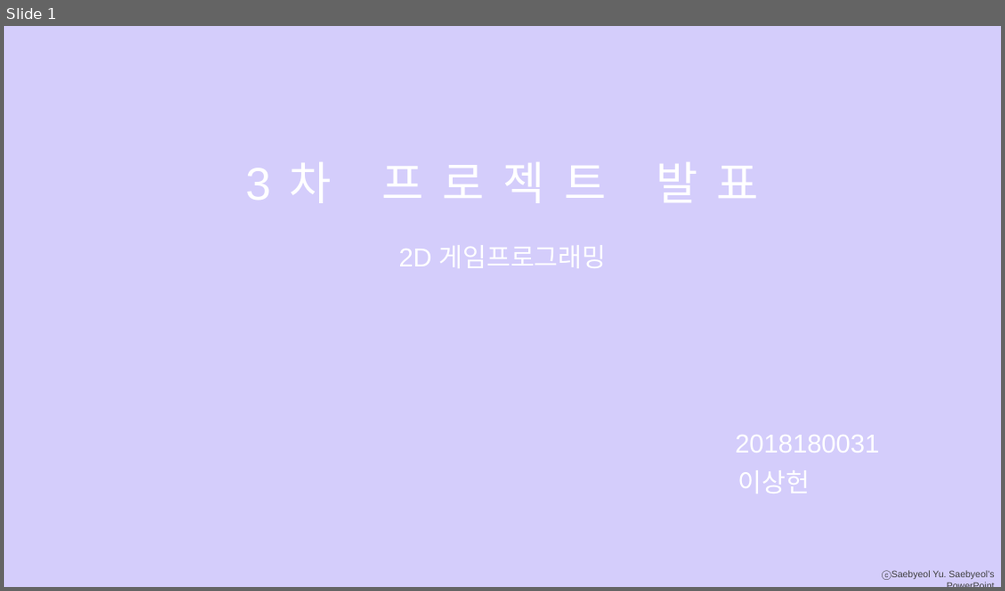
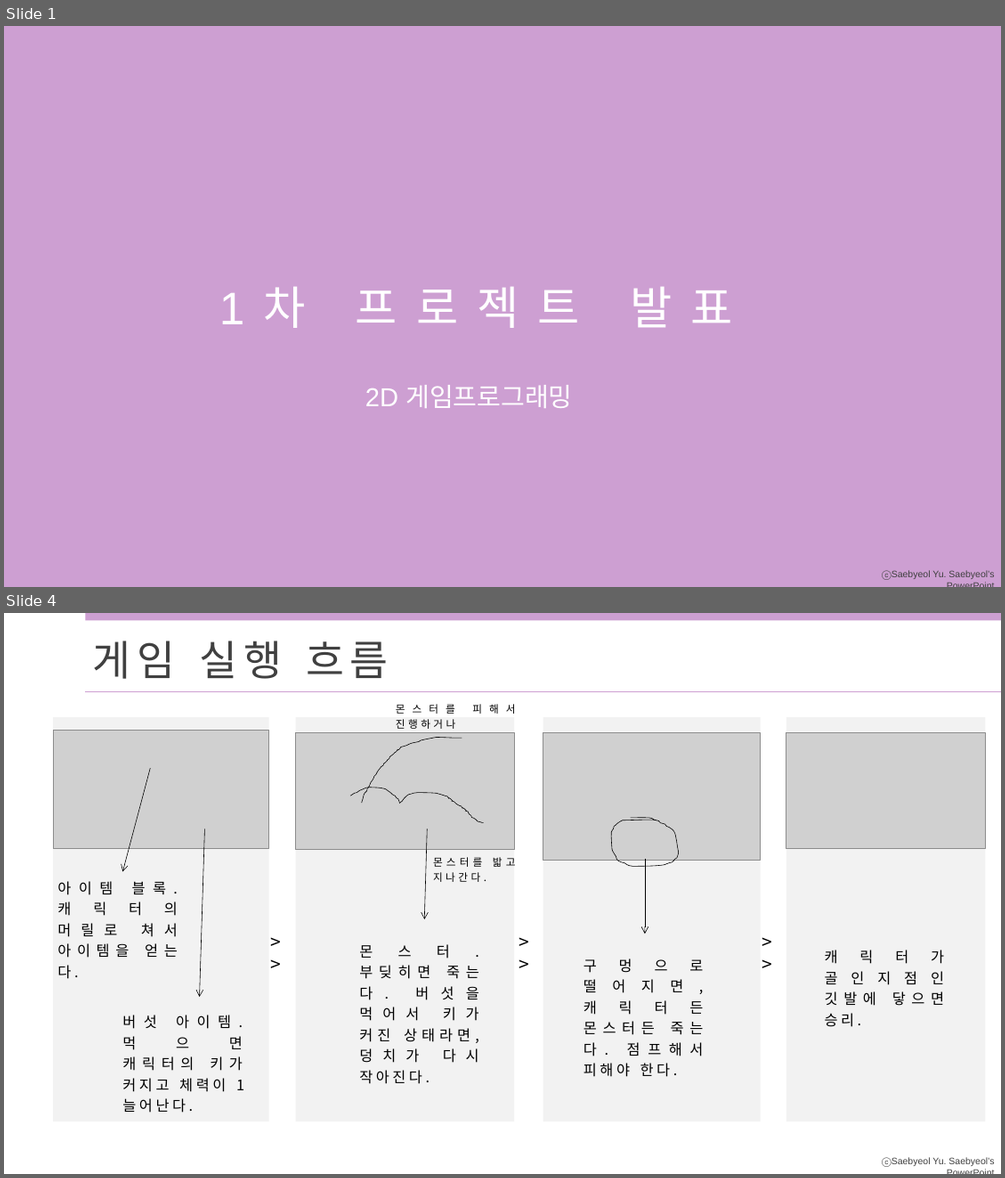
Before and after one commit to sangheonlee97/2DGP-Project, a slide deck: ppt.pptx. Shown one above the other, each under a label of ours: slide 1 before the commit, slides 1 and 4 after it; the slides between them are not shown. The pictures are 1005x591 and 1005x1178 pixels, drawn with LibreOffice and Linux fonts; fonts in the diff are those of the drawing; grey boxes stand for pictures. Boxes give left, top, right and bottom in pixels: in the first picture for what was removed or moved away, otherwise in the second. Text is boxed around its words. In the diff, an @@ line names an element or a change of style, - is before the commit and + after.

```diff
--- a/ppt.pptx
+++ b/ppt.pptx
@@ slide 4 added at <box>4,613,1001,1174</box>, background #FFFFFF; not listed: 1 template element that a slide beside it also shows @@
@@ rectangle added at <box>86,613,1001,620</box>, fill #CD9FD2 @@
@@ text added at <box>93,641,388,679</box>, 40 pt, text #404040 @@
+게임 실행 흐름
@@ line added from (86, 691) to (1001, 691), #CD9FD2 0.5 pt @@
@@ rectangle added at <box>53,717,269,1121</box>, fill #F2F2F2 @@
@@ rectangle added at <box>296,717,514,1121</box>, fill #F2F2F2 @@
@@ text added at <box>396,704,456,729</box>, 10 pt, text #000000 @@
+몬스터를 피해서 진행하거나
@@ rectangle added at <box>543,717,760,1121</box>, fill #F2F2F2 @@
@@ rectangle added at <box>786,717,985,1121</box>, fill #F2F2F2 @@
@@ picture added at <box>53,730,269,849</box> @@
@@ picture added at <box>296,732,514,850</box> @@
@@ freeform shape added at <box>362,737,461,803</box>, outline #000000 0.5 pt @@
@@ picture added at <box>543,732,760,860</box> @@
@@ picture added at <box>786,732,985,849</box> @@
@@ rectangle added at <box>102,755,268,809</box>, fill #FCC3D5 @@
@@ arrow added from (151, 768) to (123, 872), #000000 0.5 pt @@
@@ freeform shape added at <box>350,787,484,822</box>, outline #000000 0.5 pt @@
@@ freeform shape added at <box>611,818,679,867</box>, outline #000000 0.5 pt @@
@@ arrow added from (204, 829) to (199, 997), #000000 0.5 pt @@
@@ arrow added from (428, 829) to (424, 919), #000000 0.5 pt @@
@@ text added at <box>433,857,516,882</box>, 10 pt, text #000000 @@
+몬스터를 밟고 지나간다.
@@ arrow added from (645, 859) to (645, 933), #000000 0.5 pt @@
@@ text added at <box>57,881,178,957</box>, 14 pt, text #000000 @@
+아이템 블록. 캐릭터의 머릴로 쳐서 아이템을 얻는다.
@@ text added at <box>264,926,296,957</box>, 18 pt, text #000000 @@
+>>
@@ text added at <box>511,926,543,957</box>, 18 pt, text #000000 @@
+>>
@@ text added at <box>755,926,787,957</box>, 18 pt, text #000000 @@
+>>
@@ text added at <box>359,944,479,1084</box>, 14 pt, text #000000 @@
+몬스터. 부딪히면 죽는다. 버섯을 먹어서 키가 커진 상태라면, 덩치가 다시 작아진다.
@@ text added at <box>583,958,703,1077</box>, 14 pt, text #000000 @@
+구멍으로 떨어지면, 캐릭터든 몬스터든 죽는다. 점프해서 피해야 한다.
@@ text added at <box>825,949,944,1027</box>, 14 pt, text #000000 @@
+캐릭터가 골인지점인 깃발에 닿으면 승리.
@@ text added at <box>122,1014,243,1092</box>, 14 pt, text #000000 @@
+버섯 아이템. 먹으면 캐릭터의 키가 커지고 체력이 1늘어난다.
@@ slide 1 changed as well @@
@@ background #D4CDFB to #CD9FD2 @@
@@ text at <box>356,286,732,328</box>: text changed @@
-3차 프로젝트 발표
+1차 프로젝트 발표
@@ text "2D 게임프로그래밍": place and size @@
-text "2D 게임프로그래밍" at <box>399,245,606,268</box>
+text "2D 게임프로그래밍" at <box>365,385,572,408</box>
@@ text removed at <box>735,435,879,452</box> @@
-2018180031
@@ text removed at <box>738,470,809,493</box> @@
-이상헌
```
Also in this commit, not shown: 1 other slide changed, 2 other slides added, 1 slide removed.
